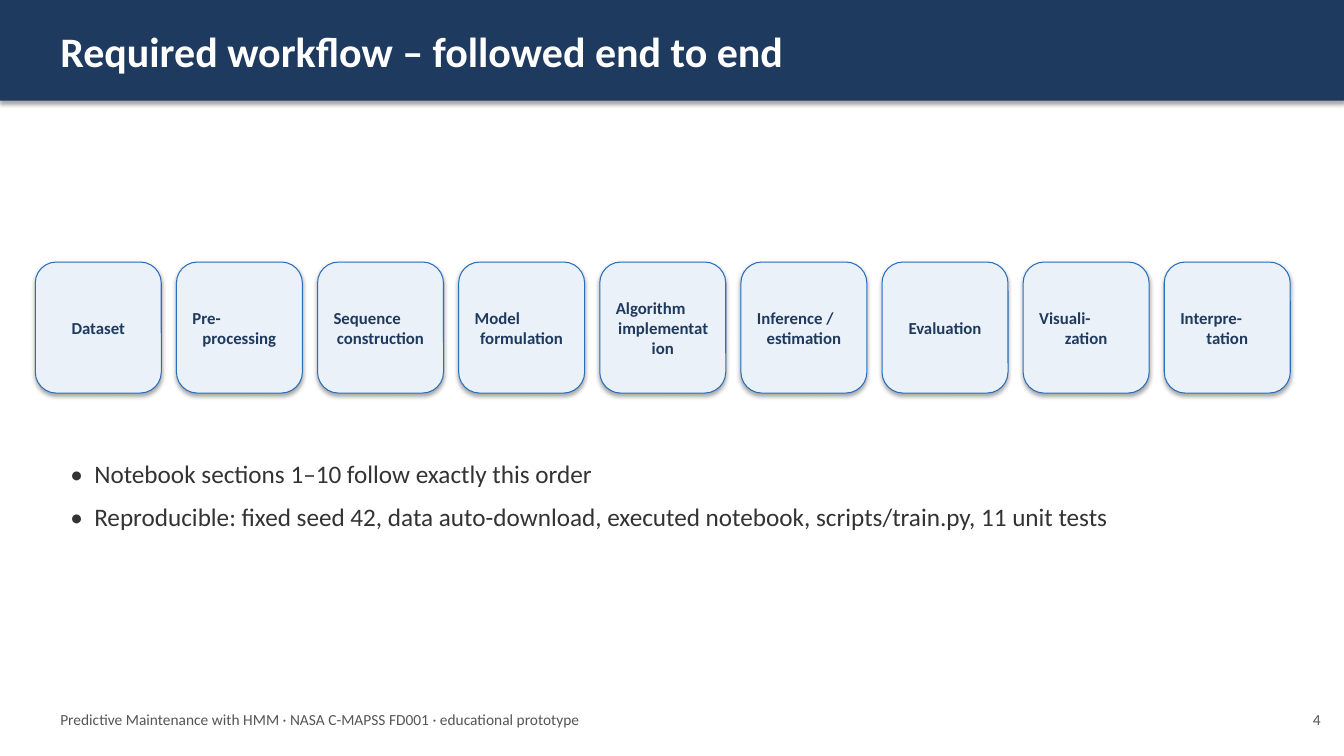
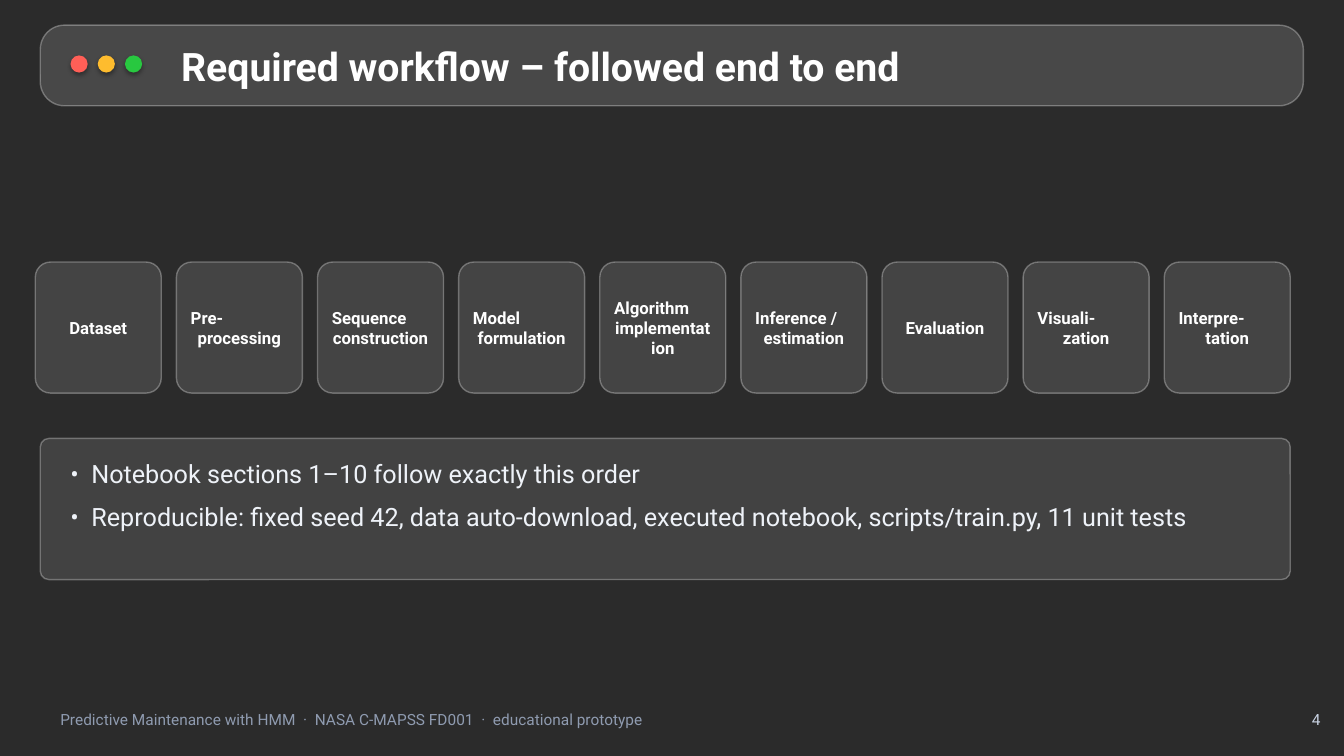
Before and after one commit to Ishita09-prog/predictive-maintenance-hmm, a slide deck: slide 4 of reports/Presentation.pptx. Drawn at 1344x756 pixels with LibreOffice and Linux fonts; fonts in the diff are those of the drawing; background and template pictures are left out; a plain dark background stands for a picture behind light text. Boxes give left, top, right and bottom in pixels: in the first picture for what was removed or moved away, otherwise in the second. Text is boxed around its words. In the diff, an @@ line names an element or a change of style, - is before the commit and + after.

```diff
--- a/reports/Presentation.pptx
+++ b/reports/Presentation.pptx
@@ background #FFFFFF to picture (left out) @@
@@ rectangle removed at bbox=[0, 0, 1344, 101] @@
@@ rounded rectangle added at bbox=[40, 25, 1304, 106], fill #FFFFFF at 14% opacity, outline #FFFFFF 1 pt @@
@@ ellipse added at bbox=[71, 55, 88, 73], fill #FF5F57 @@
@@ ellipse added at bbox=[98, 55, 115, 73], fill #FEBC2E @@
@@ ellipse added at bbox=[125, 55, 142, 73], fill #28C840 @@
@@ text "Required workflow – followed end ...": place and size @@
-text "Required workflow – followed end ..." at bbox=[60, 37, 783, 74]
+text "Required workflow – followed end ..." at bbox=[181, 51, 899, 89]
@@ text "Required workflow – followed end ..." at bbox=[181, 51, 899, 89]: size 30 to 28 pt, font Calibri to Roboto @@
@@ font Calibri to Roboto, text colour #1F3A5F to #FFFFFF; fill #EAF1F9 to #FFFFFF at 12% opacity; outline #2A6FBB 0.75 pt to #FFFFFF 1 pt; shadow off; proportions changed in 9 elements at bbox=[35, 262, 161, 393], bbox=[176, 262, 302, 393], bbox=[318, 262, 444, 393], bbox=[459, 262, 585, 393], bbox=[600, 262, 726, 393], bbox=[741, 262, 867, 393], bbox=[882, 262, 1008, 393], bbox=[1023, 262, 1149, 393], bbox=[1165, 262, 1291, 393] @@
@@ rounded rectangle added at bbox=[40, 439, 1291, 580], fill #FFFFFF at 11% opacity, outline #FFFFFF 1 pt @@
@@ text "• Notebook sections 1–10 follow ..." at bbox=[91, 464, 1186, 532]: font Calibri to Roboto, text colour #333333 to #EEF2F8 @@
@@ text "Predictive Maintenance with HMM · ..." at bbox=[60, 713, 642, 728]: font Calibri to Roboto, text colour #555555 to #8F9BB0 @@
@@ text "4" at bbox=[1312, 714, 1321, 725]: font Calibri to Roboto, text colour #555555 to #C9D3E3 @@
```
Also in this commit, not shown: 13 other slides changed, 4 other files.
